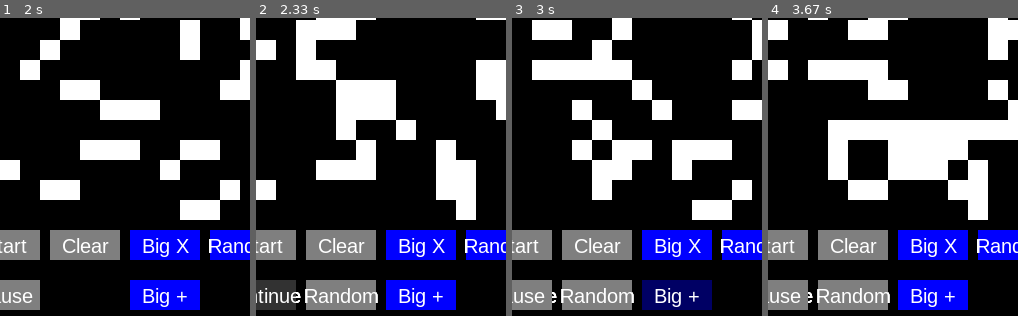
Above: before the commit, frames 1-4 (left to right).
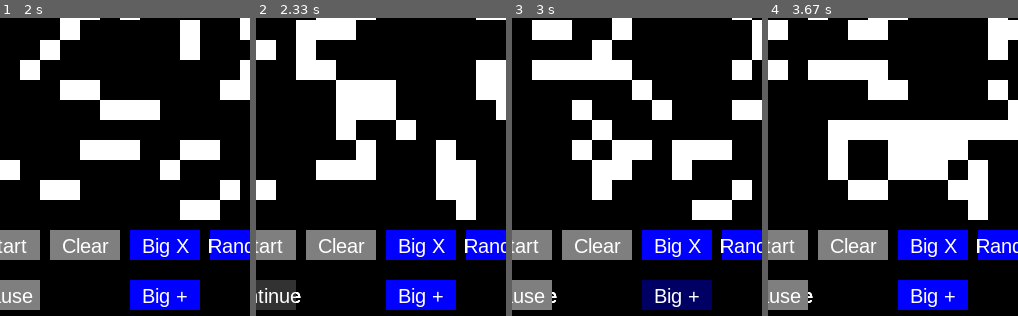
Above: after the commit, the same moments.

Repository: aaronw4/Game-of-Life
Game: pygame game, started from pyGame..py
Two runs of this game, one before a commit and one after it. Both use one fixed random seed, a clock stepped at 60 frames per second and the inputs below.
Inputs (mouse positions are % of the whole screen's width and height, from its top left):
- Up to frame 1 (2 s): click "Clear" at 0.38 s; press the mouse at (9, 96) at 0.7 s; move the mouse to (19, 92) at 0.8 s; release the mouse at (29, 88) at 0.93 s; click (62, 86) at 1.05 s; press the mouse at (9, 96) at 1.37 s; move the mouse to (24, 74) at 1.47 s; release the mouse at (40, 51) at 1.6 s; press the mouse at (9, 96) at 1.7 s; move the mouse to (25, 84) at 1.8 s; release the mouse at (41, 71) at 1.93 s
- Up to frame 2 (2.33 s): press the mouse at (9, 96) at 2.1 s; move the mouse to (28, 62) at 2.2 s; move the mouse to (47, 28) at 2.3 s
- Up to frame 3 (3 s): release the mouse at (47, 28) at 2.33 s; click "Big +" at 2.65 s; move the mouse to (9, 88) at 2.97 s
- Up to frame 4 (3.67 s): press the mouse at (9, 88) at 3 s; move the mouse to (19, 70) at 3.1 s; release the mouse at (29, 52) at 3.23 s
The pictures show only the part of the screen within x 8-58%, y 50-100%; the shares and areas given below are measured in that part.

Frame 1 is identical in both runs. In frame 2, 2.9% of the frame differs, in the area x 19-49%, y 87-98%; in frame 3, 2.9%; in frame 4, 2.9%.

Commit message:
Added comments

Diff:
--- a/pyGame..py
+++ b/pyGame..py
@@ -56,6 +56,7 @@
                 self.grids[self.grid_active][columns][rows] = 0
                 self.grids[(self.grid_active + 1) % 2][columns][rows] = 0
         self.count = 0
+        #sets everything back to zero
 
     def random_grid(self, value=None):
         for columns in range(25):
@@ -80,6 +81,7 @@
         self.start = True
 
     def button(self, message, x, y, button_width, button_height, inactive_color, active_color, action=None):
+        #function to create all buttons. X and Y are coordinates on grid
         mouse = pygame.mouse.get_pos()
         click = pygame.mouse.get_pressed()
 
@@ -96,6 +98,7 @@
         rect = text.get_rect()
         rect.center = (int(x + (button_width/2)), int(y + (button_height/2)))
         self.screen.blit(text, rect)
+        #Inserts and centers text in button
 
     def start_game(self):
         self.start = True
@@ -144,6 +147,7 @@
         #Turns grid of numbers into colors alive_cole is white, dead_color is black
 
     def paused_screen(self):
+        #created a new screen to show when paused
         for columns in range(25):
             for rows in range(25):
                 if self.grids[self.grid_active][columns][rows] == 1:
@@ -156,10 +160,16 @@
         text = font.render("Generation: {}".format(self.count), True, alive_color, dead_color)
         self.screen.blit(text, (360, 510))
 
+        new_font = pygame.font.SysFont('arial', 20)
+        output = new_font.render('Speed', True, alive_color, dead_color)
+        self.screen.blit(output, (360, 550))
+        self.button(u"\u25B2", 420, 550, 20, 20, gray, dark_gray)
+        self.button(u"\u25BC", 450, 550, 20, 20, gray, dark_gray)
+
+
         self.button('Start', 10, 510, 70, 30, gray, dark_gray)
         self.button('Continue', 10, 560, 70, 30, gray, dark_gray)
         self.button('Clear', 90, 510, 70, 30, gray, dark_gray)
-        self.button('Random', 90, 560, 70, 30, gray, dark_gray)
 
         self.button('Big X', 170, 510, 70, 30, blue, navy_blue)
         self.button('Big +', 170, 560, 70, 30, blue, navy_blue)
@@ -193,6 +203,7 @@
                 if valid_neighboor:
                     neighboor_list.append(self.grids[self.grid_active][neighboor_column][neighboor_row])
                 #Adds neighboor cells that are valid to list
+        #Above code treats cells outside of boarder as dead and does not count them
 
         alive_neighboors = sum(neighboor_list)
         #adds up the value of all neighbooring cells
@@ -225,6 +236,7 @@
 
         for event in pygame.event.get():
             if 80 > mouse[0] > 10 and 590 > mouse[1] > 560:
+            #location of pause button
                 if click[0] == 1:
                     if self.pause is False:
                         self.pause = True
@@ -233,6 +245,7 @@
                         self.pause = False
                         self.draw()
             if 160 > mouse[0] > 90 and 540 > mouse[1] > 510:
+            #location of clear button
                 if click[0] == 1:
                     self.start = False
                     self.clear_grid()
@@ -245,10 +258,9 @@
                     if col < 25 and row < 25:
                         if self.grids[self.grid_active][col][row] == 1:
                             self.grids[self.grid_active][col][row] = 0
-                            color = dead_color
                         else:
                             self.grids[self.grid_active][col][row] = 1
-                            color = alive_color
+                #if game is not running, cells can be turned off and on by clicking space with mouse
             if event.type == pygame.QUIT:
                 sys.exit()
 
@@ -264,8 +276,7 @@
             time.sleep(self.speed)
             self.update()
             self.count += 1
-
-        #Updates grid, adds to count, displays grid, then waits 0.5 seconds and repeats
+        #A loop that pauses after each self.draw according to self.speed
 
 if __name__ == '__main__':
     game = Game()
